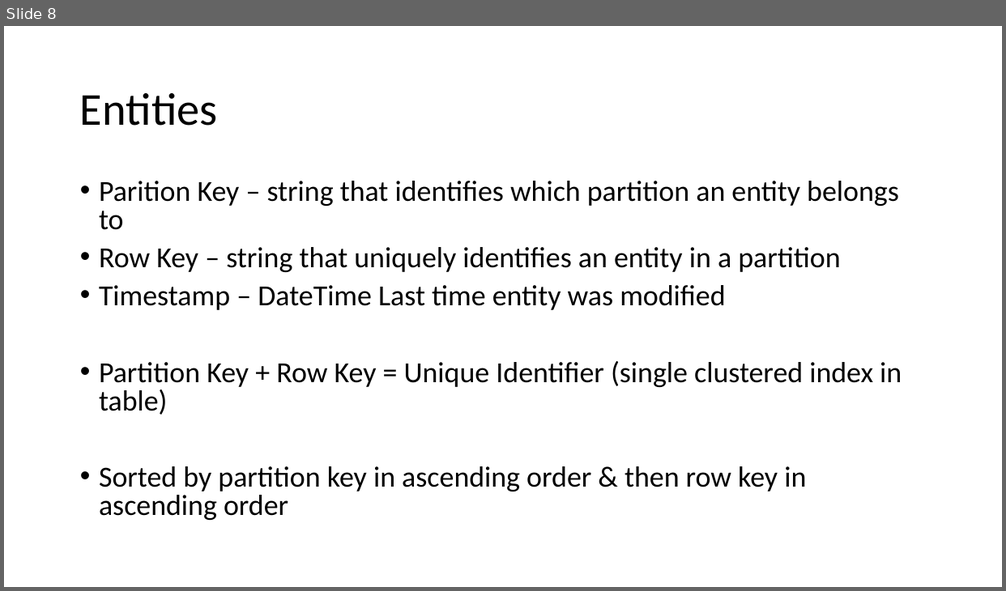
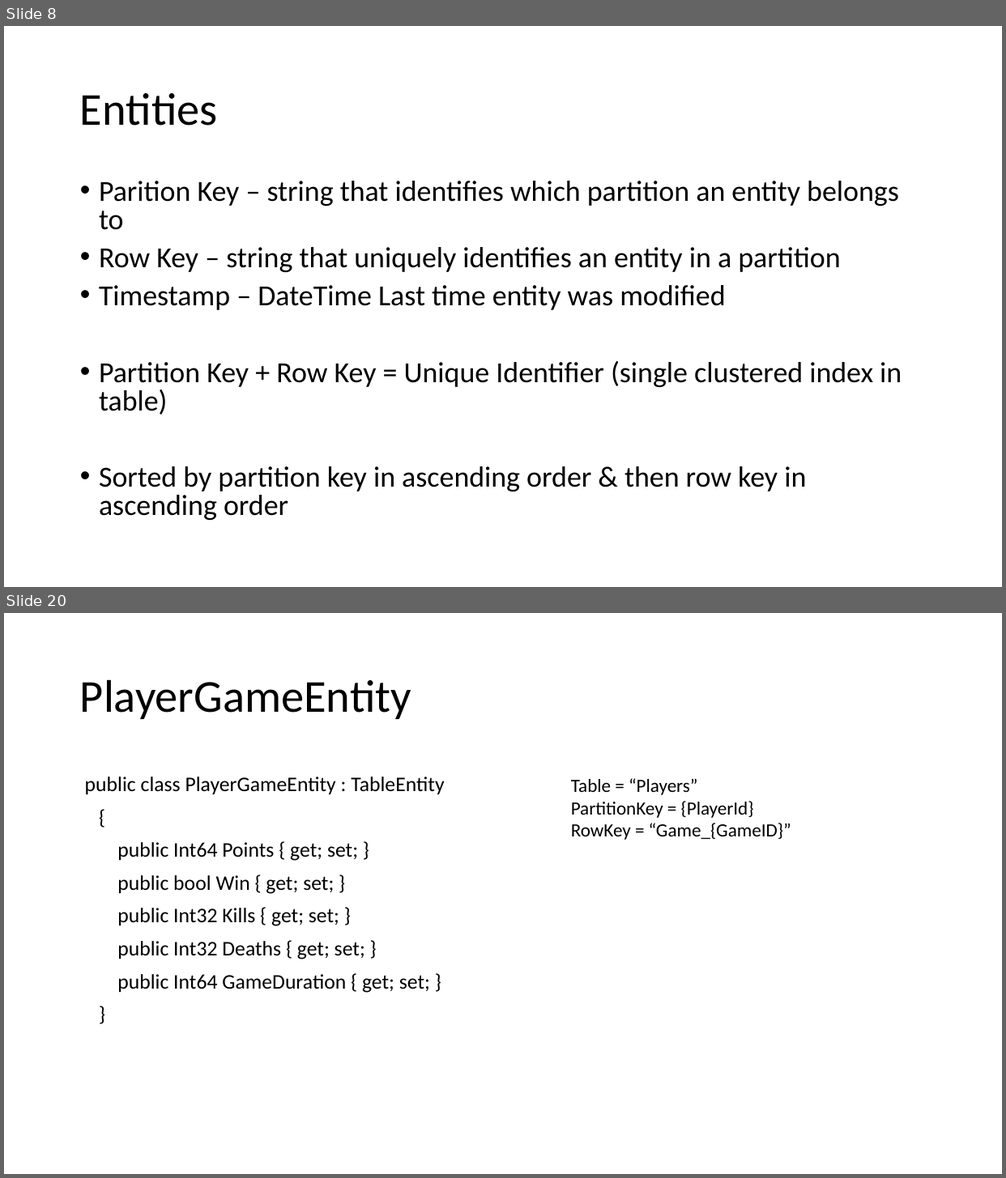
Before and after one commit to CaitieM20/DotNetConf, a slide deck: Patterns & Best Practices For Moving From RDBMS to Azure Storage.pptx. Shown one above the other, each under a label of ours: slide 8 before the commit, slides 8 and 20 after it; the slides between them are not shown. The pictures are 1006x591 and 1006x1178 pixels, drawn with LibreOffice and Linux fonts; fonts in the diff are those of the drawing. Boxes give left, top, right and bottom in pixels: in the first picture for what was removed or moved away, otherwise in the second. Text is boxed around its words. In the diff, an @@ line names an element or a change of style, - is before the commit and + after.

```diff
--- a/Patterns & Best Practices For Moving From RDBMS to Azure Storage.pptx
+++ b/Patterns & Best Practices For Moving From RDBMS to Azure Storage.pptx
@@ slide 20 added at box(4, 613, 1002, 1174), background #FFFFFF @@
@@ title added at box(80, 679, 411, 719), 44 pt, text #000000 @@
+PlayerGameEntity
@@ text added at box(85, 777, 444, 993), 20 pt, text #000000 @@
+public class PlayerGameEntity : TableEntity
+{
+public Int64 Points { get; set; }
+public bool Win { get; set; }
+public Int32 Kills { get; set; }
+public Int32 Deaths { get; set; }
+public Int64 GameDuration { get; set; }
+}
@@ text added at box(571, 778, 791, 840), 18 pt, text #000000 @@
+Table = “Players”
+PartitionKey = {PlayerId}
+RowKey = “Game_{GameID}”
```
Also in this commit, not shown: 18 other slides added.
